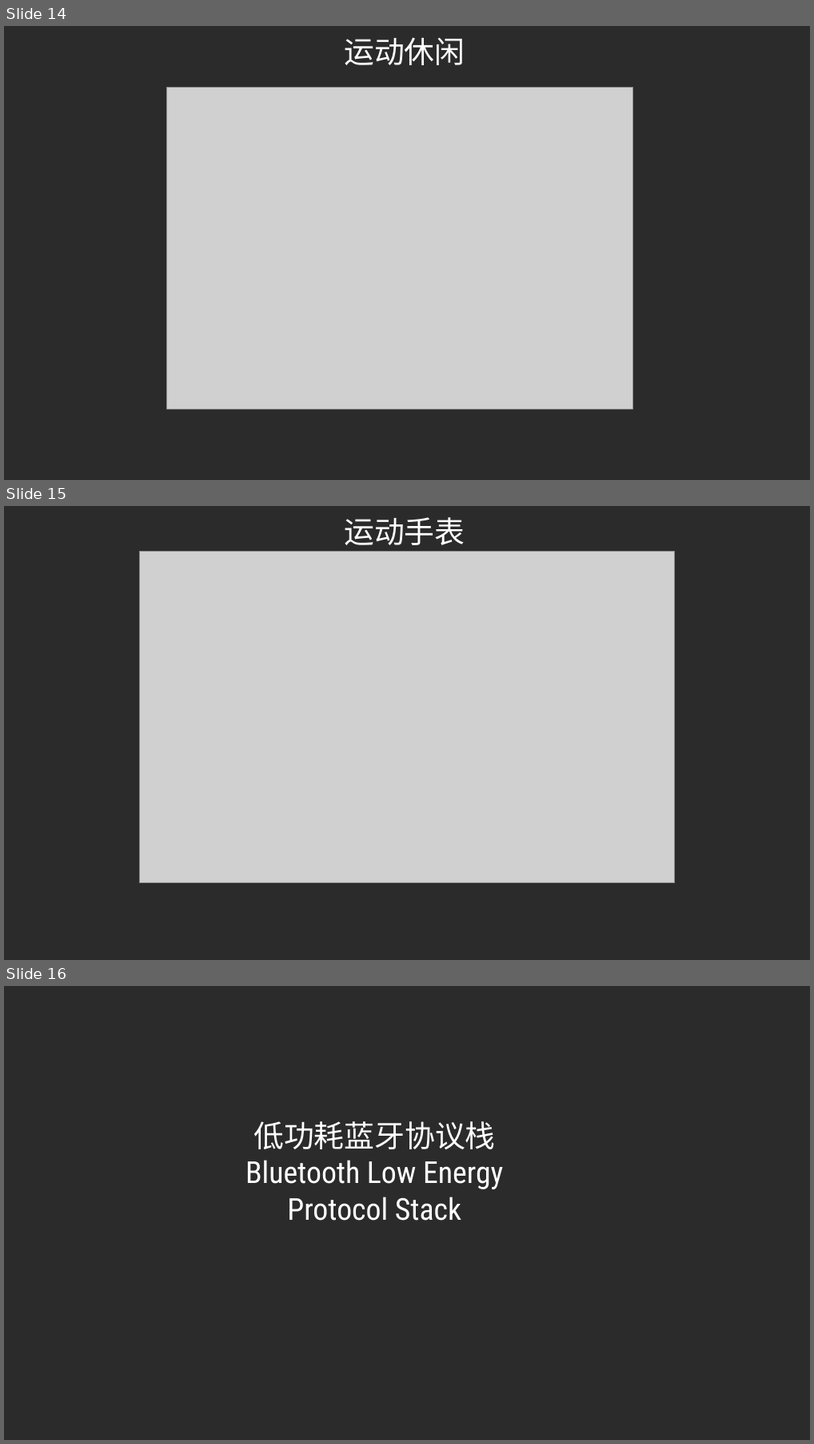
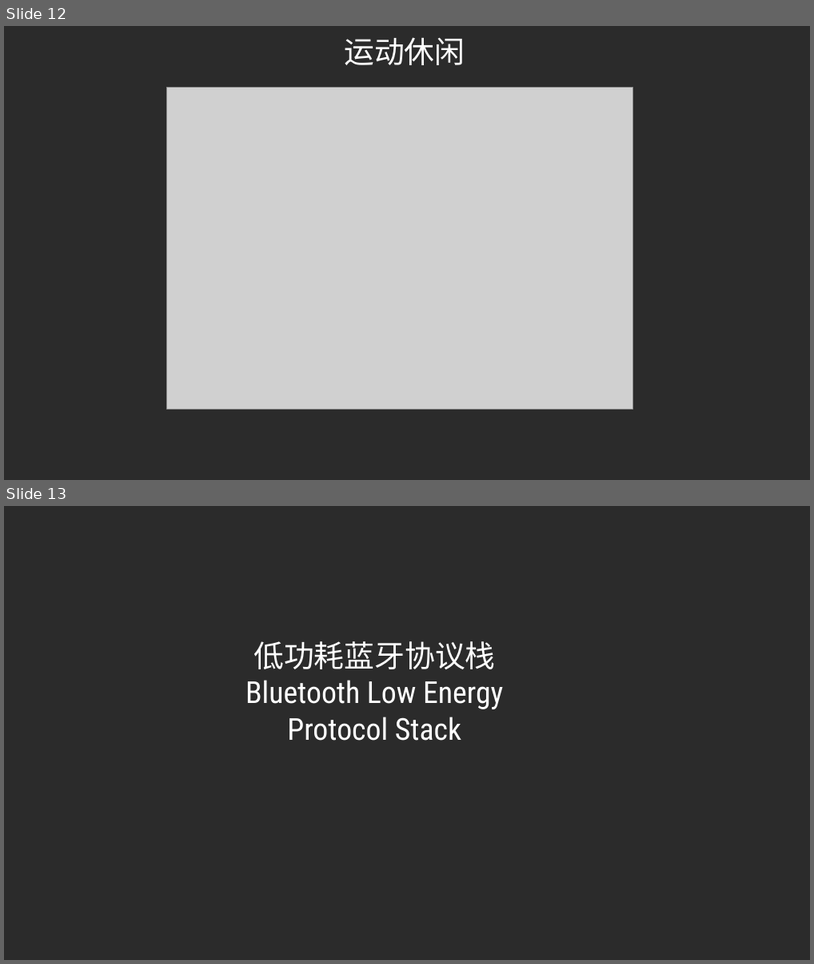
Before and after one commit to PengleiYu/BLE_PPT, a slide deck: BLE蓝牙低功耗简介.pptx. Shown one above the other, each under a label of ours: slides 14, 15 and 16 before the commit, slides 12 and 13 after it. The pictures are 814x1444 and 814x964 pixels, drawn with LibreOffice and Linux fonts; fonts in the diff are those of the drawing; grey boxes stand for pictures; background and template pictures are left out; a plain dark background stands for a picture behind light text. Boxes give left, top, right and bottom in pixels: in the first picture for what was removed or moved away, otherwise in the second. Text is boxed around its words. In the diff, an @@ line names an element or a change of style, - is before the commit and + after.

```diff
--- a/BLE蓝牙低功耗简介.pptx
+++ b/BLE蓝牙低功耗简介.pptx
@@ slide 15 removed at <box>4,506,810,960</box>, background picture (left out) @@
@@ title removed at <box>344,517,465,552</box> @@
-运动手表
@@ picture removed at <box>139,552,675,883</box> @@
@@ what was slide 14 is now slide 12 @@
@@ what was slide 16 is now slide 13 @@
```
Also in this commit, not shown: 4 slides changed, 2 slides added, 6 other slides removed.
